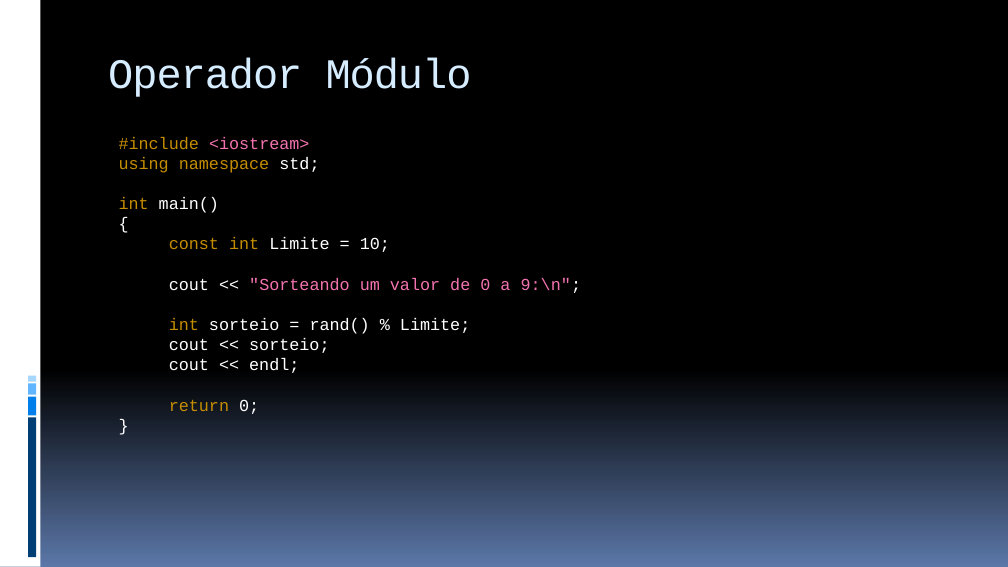
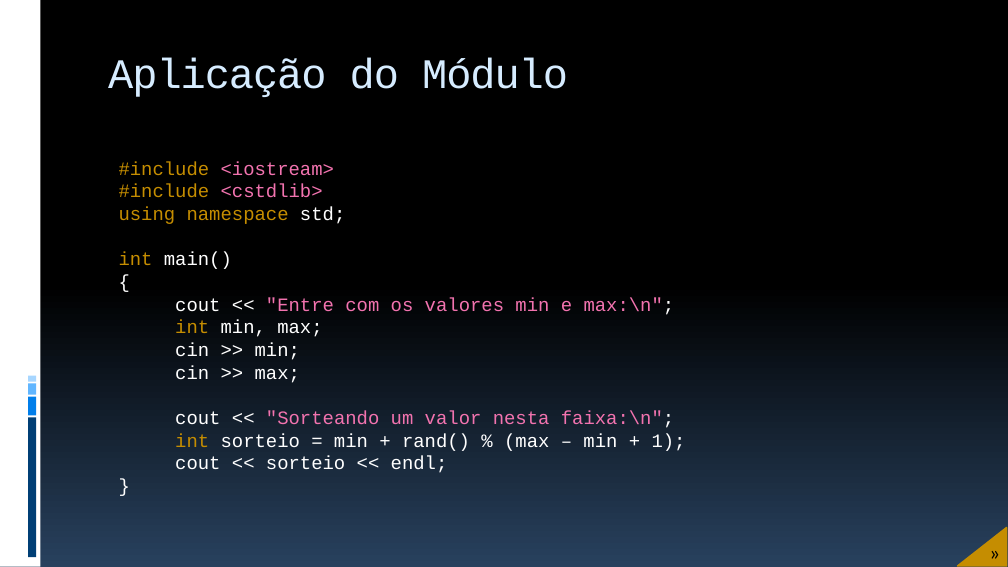
Before and after one commit to JudsonSS/ProgComp, a slide deck: slide 18 of Slides/09. Operadores Aritméticos.pptx (slide 17 before the commit). Drawn at 1008x567 pixels with LibreOffice and Linux fonts; fonts in the diff are those of the drawing. Boxes give left, top, right and bottom in pixels: in the first picture for what was removed or moved away, otherwise in the second. Text is boxed around its words. In the diff, an @@ line names an element or a change of style, - is before the commit and + after.

```diff
--- a/Slides/09. Operadores Aritméticos.pptx
+++ b/Slides/09. Operadores Aritméticos.pptx
@@ background gradient #000000 to #5B77A8 to gradient #000000 to #28415E @@
@@ title at (108, 57, 568, 97): text changed @@
-Operador Módulo
+Aplicação do Módulo
@@ text "#include <iostream>": place and size @@
-text "#include <iostream>" at (119, 137, 582, 414)
+text "#include <iostream>" at (119, 161, 686, 473)
@@ text at (119, 161, 345, 224): text changed; size 16 to 18 pt @@
-#include <iostream>
-using namespace std;
+#include <iostream>
+#include <cstdlib>
+using namespace std;
@@ text at (119, 252, 232, 269): size 16 to 18 pt in "int main()", "{", "}" @@
@@ text at (175, 298, 686, 473): text changed; size 16 to 18 pt @@
-const int Limite = 10;
-cout << "Sorteando um valor de 0 a 9:\n";
-int sorteio = rand() % Limite;
-cout << sorteio;
-cout << endl;
-return 0;
+cout << "Entre com os valores min e max:\n";
+int min, max;
+cin >> min;
+cin >> max;
+cout << "Sorteando um valor nesta faixa:\n";
+int sorteio = min + rand() % (max – min + 1);
+cout << sorteio << endl;
@@ freeform shape added at (958, 528, 1007, 566), fill #C58D01, outline #C58D01 1.5 pt @@
@@ text added at (976, 535, 1008, 567), 20 pt, text #000000 @@
+»
```
Also in this commit, not shown: 34 other slides changed, 1 slide added, 9 other files.
